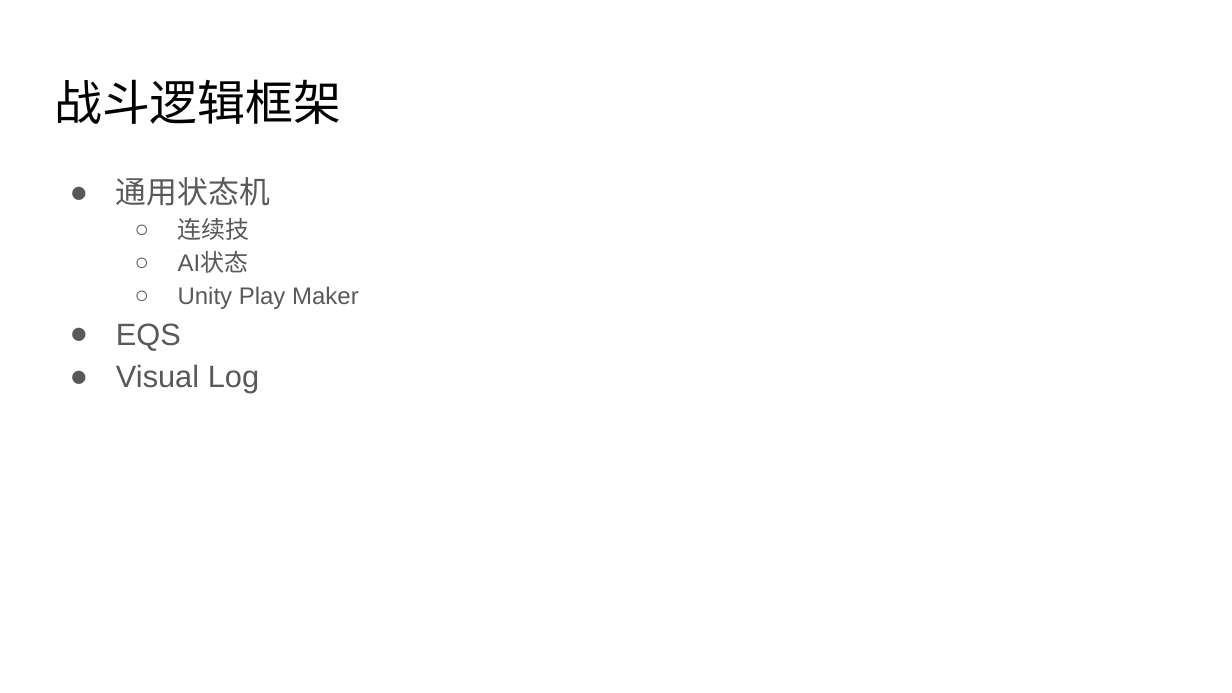
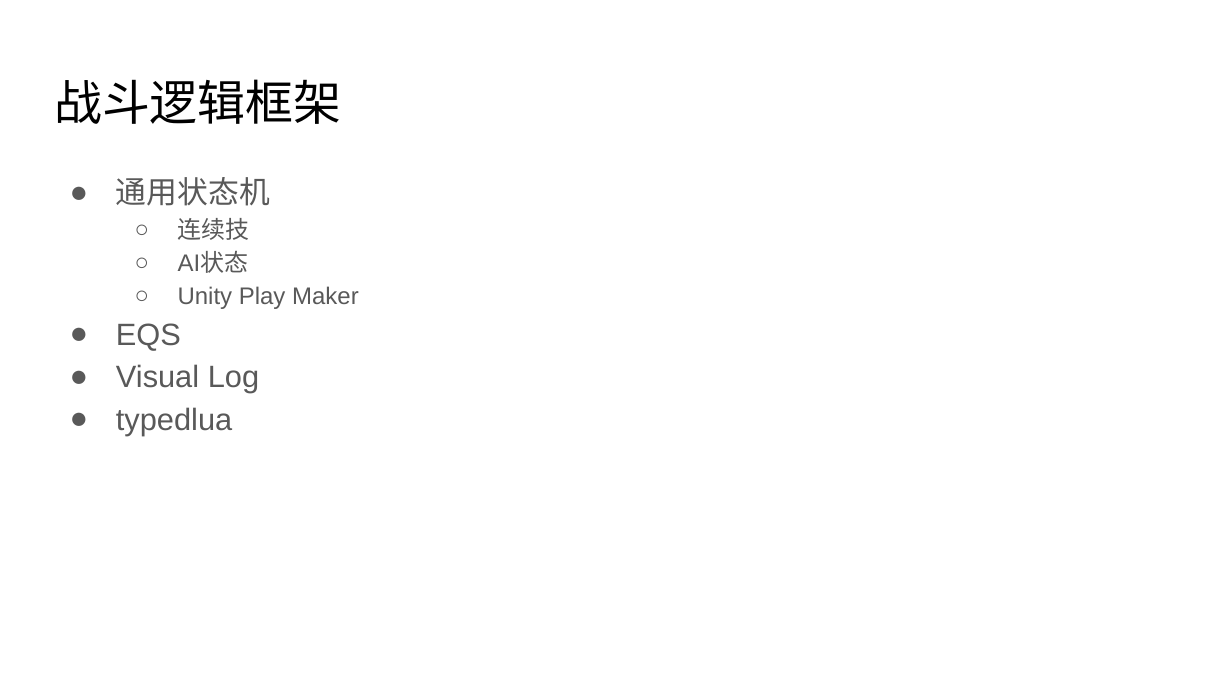
Before and after one commit to zwywilliam/docs_backup, a slide deck: slide 10 of b1分享.pptx. Drawn at 1232x693 pixels with LibreOffice and Linux fonts; fonts in the diff are those of the drawing. Boxes give left, top, right and bottom in pixels: in the first picture for what was removed or moved away, otherwise in the second. Text is boxed around its words. In the diff, an @@ line names an element or a change of style, - is before the commit and + after.

```diff
--- a/b1分享.pptx
+++ b/b1分享.pptx
@@ text at (116, 407, 232, 436): paragraph added @@
+● typedlua
```
Also in this commit, not shown: 2 other slides changed, 3 slides added.
